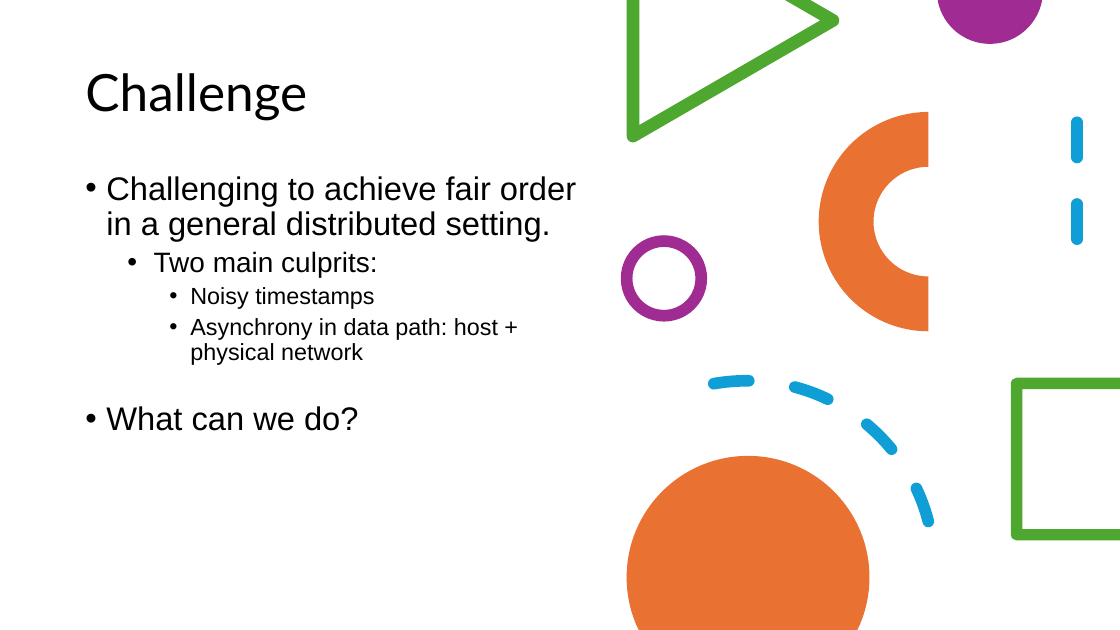
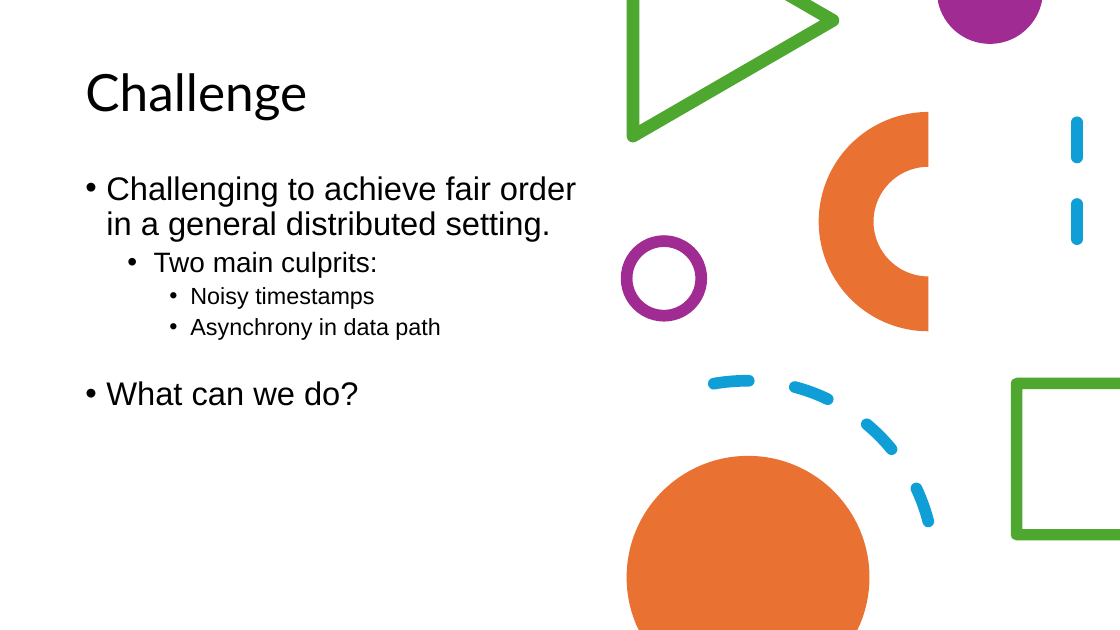
Before and after one commit to HaseebLUMS/Onyx-Presentation, a slide deck: slide 4 of tommy_hotnets.pptx. Drawn at 1120x630 pixels with LibreOffice and Linux fonts; fonts in the diff are those of the drawing. Boxes give left, top, right and bottom in pixels: in the first picture for what was removed or moved away, otherwise in the second. Text is boxed around its words. In the diff, an @@ line names an element or a change of style, - is before the commit and + after.

Commit message:
updated

```diff
--- a/tommy_hotnets.pptx
+++ b/tommy_hotnets.pptx
@@ text at bbox=[190, 318, 440, 340]: text changed @@
-    • Asynchrony in data path: host + physical network
+    • Asynchrony in data path
```
Also in this commit, not shown: 3 other slides changed.
